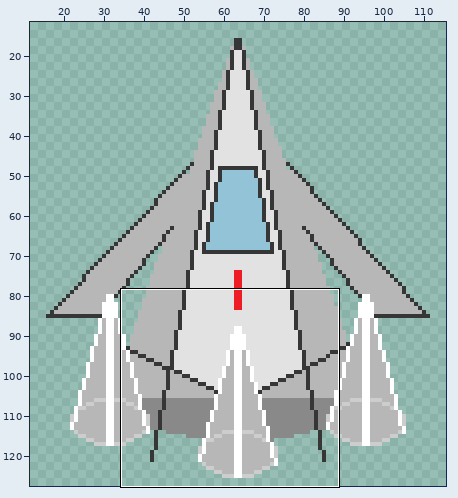
A sprite sheet gets an edit: LOCHIN_Justive_Adventure/sprites/Sprite46/ce76ce48-a11c-49bb-9357-bfbdc8213088.png. Above, an overview of the earlier version with the close-up marked.
Close-up. Old version:
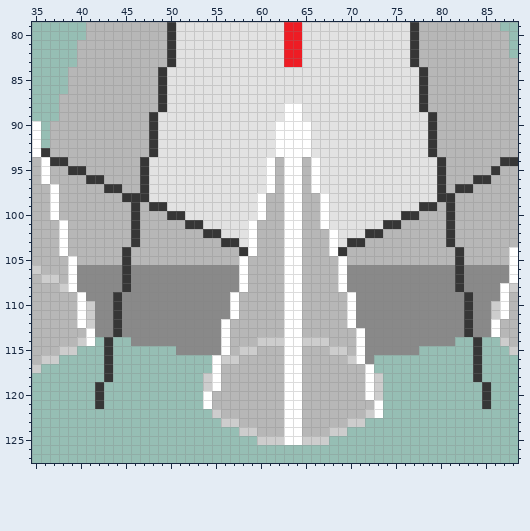
The file is 128x128 pixels. Shown: x 35..88, y 79..127. The wide view leaves out empty margins.
The same view after the edit:
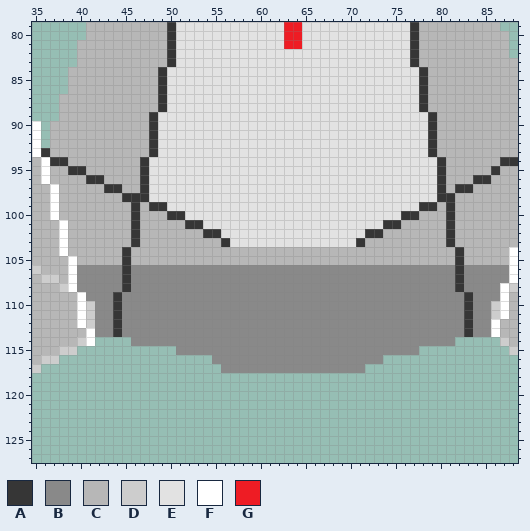
Palette (. is transparent): A #363636  B #898989  C #b7b7b7  D #cdcdcd  E #e2e2e2  F #ffffff  G #ee1c24
What changed:
@@ x 61..66 @@
  81 EEGGEE
- 82 EEGGEE
- 83 EEGGEE
+ 82 EEEEEE
+ 83 EEEEEE
  84 EEEEEE
@@ x 35..88 @@
  87 ...CCCCCCCCCCCAEEEEEEEEEEEEEEEEEEEEEEEEEEEEACCCCCCCCCC
- 88 ...CCCCCCCCCCCAEEEEEEEEEEEEEFFEEEEEEEEEEEEEACCCCCCCCCC
- 89 ...CCCCCCCCCCAEEEEEEEEEEEEEEFFEEEEEEEEEEEEEEACCCCCCCCC
- 90 F.CCCCCCCCCCCAEEEEEEEEEEEEEFFFFEEEEEEEEEEEEEACCCCCCCCC
- 91 F.CCCCCCCCCCCAEEEEEEEEEEEEEFFFFEEEEEEEEEEEEEACCCCCCCCC
- 92 F.CCCCCCCCCCCAEEEEEEEEEEEEEFFFFEEEEEEEEEEEEEACCCCCCCCC
- 93 FACCCCCCCCCCCAEEEEEEEEEEEEEFFFFEEEEEEEEEEEEEACCCCCCCCC
- 94 CFAACCCCCCCCAEEEEEEEEEEEEEFCFFCFEEEEEEEEEEEEEACCCCCCAA
- 95 CFCCAACCCCCCAEEEEEEEEEEEEEFCFFCFEEEEEEEEEEEEEACCCCCACC
- 96 CFCCCCAACCCCAEEEEEEEEEEEEEFCFFCFEEEEEEEEEEEEEACCCAACCC
- 97 CCFCCCCCAACCAEEEEEEEEEEEEEFCFFCFEEEEEEEEEEEEEACAACCCCC
- 98 CCFCCCCCCCAAAEEEEEEEEEEEEFCCFFCCFEEEEEEEEEEEEAACCCCCCC
- 99 CCFCCCCCCCCACAAEEEEEEEEEEFCCFFCCFEEEEEEEEEEAACACCCCCCC
-100 CCFCCCCCCCCACCCAAEEEEEEEEFCCFFCCFEEEEEEEEAACCCACCCCCCC
-101 CCCFCCCCCCCACCCCCAAEEEEEFCCCFFCCFEEEEEEAACCCCCACCCCCCC
-102 CCCFCCCCCCCACCCCCCCAAEEEFCCCFFCCCFEEEAACCCCCCCACCCCCCC
-103 CCCFCCCCCCCACCCCCCCCCAAEFCCCFFCCCFEAACCCCCCCCCACCCCCCC
-104 CCCFCCCCCCACCCCCCCCCCCCAFCCCFFCCCFACCCCCCCCCCCCACCCCCF
-105 CCCCFCCCCCACCCCCCCCCCCCFCCCCFFCCCCFCCCCCCCCCCCCACCCCCF
-106 DCCCFBBBBBABBBBBBBBBBBBFCCCCFFCCCCFBBBBBBBBBBBBABBBBBF
-107 CDDCFBBBBBABBBBBBBBBBBBFCCCCFFCCCCFBBBBBBBBBBBBABBBBBF
-108 CCCDFBBBBBABBBBBBBBBBBBFCCCCFFCCCCFBBBBBBBBBBBBABBBBFD
-109 CCCCCFBBBABBBBBBBBBBBBFCCCCCFFCCCCCFBBBBBBBBBBBBABBBFC
-110 CCCCCFDBBABBBBBBBBBBBBFCCCCCFFCCCCCFBBBBBBBBBBBBABBDFC
-111 CCCCCFDBBABBBBBBBBBBBBFCCCCCFFCCCCCFBBBBBBBBBBBBABBDFC
-112 CCCCCFDBBABBBBBBBBBBBFCCCCCCFFCCCCCFBBBBBBBBBBBBABBFCC
-113 CCCCCCFBBABBBBBBBBBBBFCCCCCCFFCCCCCCFBBBBBBBBBBBABBFCC
-114 CCCCCDF.A..BBBBBBBBBBFCCCDDDFFDDDCCCFBBBBBBBBBB..A..DC
-115 CCCDD...A.......BBBBBFCDDCCCFFCCCDDCFBBBBBB......A...D
-116 CDD.....A...........FDDCCCCCFFCCCCCDFB...........A....
-117 D.......A...........FCCCCCCCFFCCCCCCCF...........A....
-118 ........A..........DFCCCCCCCFFCCCCCCCFD..........A....
-119 .......A...........DFCCCCCCCFFCCCCCCCFD...........A...
-120 .......A...........FCCCCCCCCFFCCCCCCCFD...........A...
-121 .......A...........FCCCCCCCCFFCCCCCCCCF...........A...
-122 ....................DCCCCCCCFFCCCCCCCDF...............
-123 .....................DDCCCCCFFCCCCCDD.................
-124 .......................DDCCCFFCCCDD...................
-125 .........................DDDFFDDD.....................
+ 88 ...CCCCCCCCCCCAEEEEEEEEEEEEEEEEEEEEEEEEEEEEACCCCCCCCCC
+ 89 ...CCCCCCCCCCAEEEEEEEEEEEEEEEEEEEEEEEEEEEEEEACCCCCCCCC
+ 90 F.CCCCCCCCCCCAEEEEEEEEEEEEEEEEEEEEEEEEEEEEEEACCCCCCCCC
+ 91 F.CCCCCCCCCCCAEEEEEEEEEEEEEEEEEEEEEEEEEEEEEEACCCCCCCCC
+ 92 F.CCCCCCCCCCCAEEEEEEEEEEEEEEEEEEEEEEEEEEEEEEACCCCCCCCC
+ 93 FACCCCCCCCCCCAEEEEEEEEEEEEEEEEEEEEEEEEEEEEEEACCCCCCCCC
+ 94 CFAACCCCCCCCAEEEEEEEEEEEEEEEEEEEEEEEEEEEEEEEEACCCCCCAA
+ 95 CFCCAACCCCCCAEEEEEEEEEEEEEEEEEEEEEEEEEEEEEEEEACCCCCACC
+ 96 CFCCCCAACCCCAEEEEEEEEEEEEEEEEEEEEEEEEEEEEEEEEACCCAACCC
+ 97 CCFCCCCCAACCAEEEEEEEEEEEEEEEEEEEEEEEEEEEEEEEEACAACCCCC
+ 98 CCFCCCCCCCAAAEEEEEEEEEEEEEEEEEEEEEEEEEEEEEEEEAACCCCCCC
+ 99 CCFCCCCCCCCACAAEEEEEEEEEEEEEEEEEEEEEEEEEEEEAACACCCCCCC
+100 CCFCCCCCCCCACCCAAEEEEEEEEEEEEEEEEEEEEEEEEAACCCACCCCCCC
+101 CCCFCCCCCCCACCCCCAAEEEEEEEEEEEEEEEEEEEEAACCCCCACCCCCCC
+102 CCCFCCCCCCCACCCCCCCAAEEEEEEEEEEEEEEEEAACCCCCCCACCCCCCC
+103 CCCFCCCCCCCACCCCCCCCCAEEEEEEEEEEEEEEACCCCCCCCCACCCCCCC
+104 CCCFCCCCCCACCCCCCCCCCCCCCCCCCCCCCCCCCCCCCCCCCCCACCCCCF
+105 CCCCFCCCCCACCCCCCCCCCCCCCCCCCCCCCCCCCCCCCCCCCCCACCCCCF
+106 DCCCFBBBBBABBBBBBBBBBBBBBBBBBBBBBBBBBBBBBBBBBBBABBBBBF
+107 CDDCFBBBBBABBBBBBBBBBBBBBBBBBBBBBBBBBBBBBBBBBBBABBBBBF
+108 CCCDFBBBBBABBBBBBBBBBBBBBBBBBBBBBBBBBBBBBBBBBBBABBBBFD
+109 CCCCCFBBBABBBBBBBBBBBBBBBBBBBBBBBBBBBBBBBBBBBBBBABBBFC
+110 CCCCCFDBBABBBBBBBBBBBBBBBBBBBBBBBBBBBBBBBBBBBBBBABBDFC
+111 CCCCCFDBBABBBBBBBBBBBBBBBBBBBBBBBBBBBBBBBBBBBBBBABBDFC
+112 CCCCCFDBBABBBBBBBBBBBBBBBBBBBBBBBBBBBBBBBBBBBBBBABBFCC
+113 CCCCCCFBBABBBBBBBBBBBBBBBBBBBBBBBBBBBBBBBBBBBBBBABBFCC
+114 CCCCCDF....BBBBBBBBBBBBBBBBBBBBBBBBBBBBBBBBBBBB.....DC
+115 CCCDD...........BBBBBBBBBBBBBBBBBBBBBBBBBBB..........D
+116 CDD.................BBBBBBBBBBBBBBBBBBB...............
+117 D....................BBBBBBBBBBBBBBBB.................
+118 ......................................................
+119 ......................................................
+120 ......................................................
+121 ......................................................
+122 ......................................................
+123 ......................................................
+124 ......................................................
+125 ......................................................
 126 ......................................................
Pixel boxes of the changes (left, top, right, bottom) in both close-ups:
changed: (284, 49, 302, 67)
changed: (203, 103, 383, 445)
erased: (95, 337, 113, 409)
erased: (473, 337, 491, 409)
